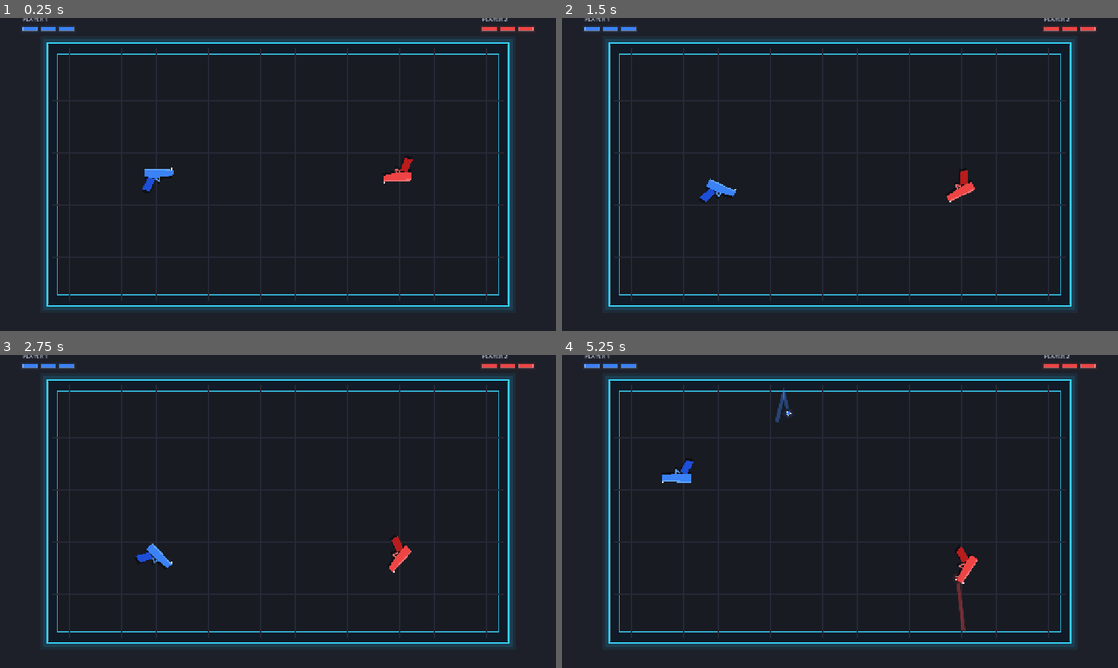
Above: before the commit, frames 1-4 (two rows, left to right).
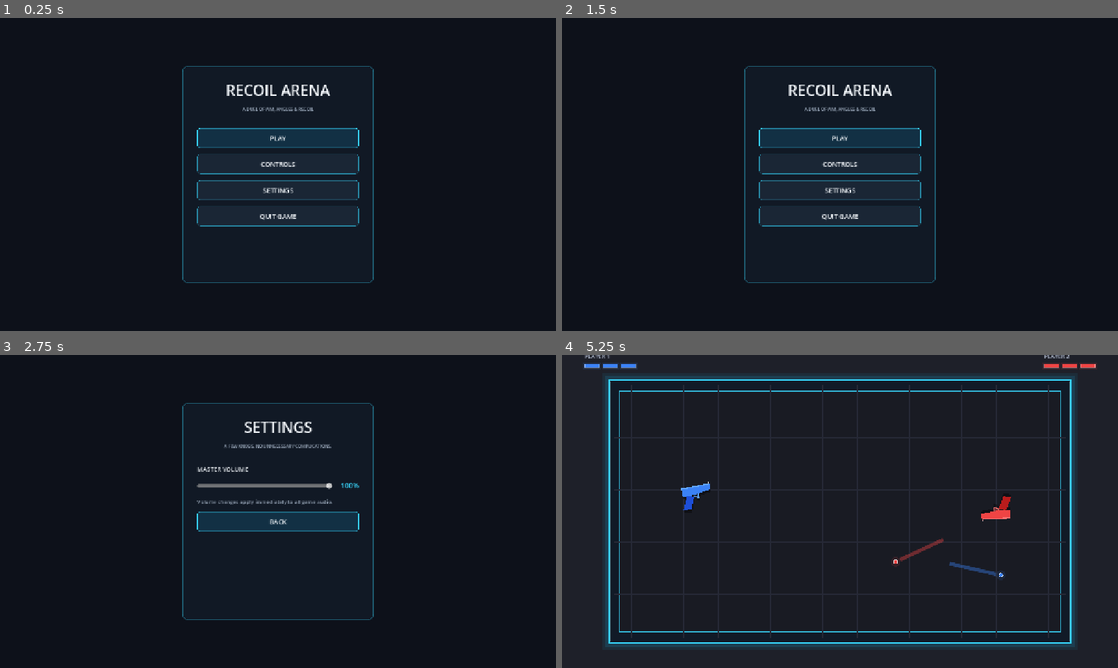
Above: after the commit, the same moments.

Repository: iamsaaddar/RecoilArena
Game: Godot game, scene res://scenes/main/Main.tscn
Same seed, same stepped clock (60 frames per second), same inputs: the game is played once before the commit and once after it.
Inputs (mouse positions are in pixels of both pictures, inside the frame that each line leads up to):
- Up to frame 1 (0.25 s): no input
- Up to frame 2 (1.5 s): click (840, 165) at 0.5 s, where only the run after the commit has a clickable "CONTROLS"; click (840, 227) at 1.25 s, where only the run after the commit has a clickable "BACK"
- Up to frame 3 (2.75 s): click (278, 527) at 2 s, where only the run after the commit has a clickable "SETTINGS"
- Up to frame 4 (5.25 s): click (840, 520) at 2.75 s, where only the run after the commit has a clickable "BACK"; click (840, 473) at 3.5 s, where only the run after the commit has a clickable "PLAY"; tap A (player_1_shoot) at 4.35 s; hold Left from 5.03 s (still down); tap L (player_2_shoot) at 5.1 s

The runs differ from the first frame. In frame 1, 14% of the frame differs, in the area x 3-97%, y 0-95%; in frame 2, 14%; in frame 3, 14%; in frame 4, 1.3%.

Commit message:
Add menu and pause flow
Replace the main scene's direct arena instance with a scripted menu supporting game start, pause/resume, controls, volume settings, and returning to the main menu.

Diff:
--- a/scenes/main/Main.tscn
+++ b/scenes/main/Main.tscn
@@ -1,7 +1,6 @@
-[gd_scene load_steps=2 format=3]
+[gd_scene load_steps=2 format=3 uid="uid://bxdyt5syxc3uk"]
 
-[ext_resource type="PackedScene" path="res://scenes/arena/Arena.tscn" id="1_arena"]
+[ext_resource type="Script" path="res://scripts/systems/Main.gd" id="1_main"]
 
-[node name="Main" type="Node2D"]
-
-[node name="Arena" parent="." instance=ExtResource("1_arena")]
+[node name="Main" type="Node2D" unique_id=1548544068]
+script = ExtResource("1_main")
--- /dev/null
+++ b/scripts/systems/Main.gd
@@ -0,0 +1,290 @@
+extends Node2D
+## Owns the main menu, pause flow, and lifetime of the active arena.
+
+const ARENA_SCENE := preload("res://scenes/arena/Arena.tscn")
+
+const BG_COLOR := Color("0b0f18")
+const PANEL_COLOR := Color("111925")
+const ACCENT_COLOR := Color("38d9ff")
+const TEXT_COLOR := Color("f1f5f9")
+const MUTED_COLOR := Color("9aa8ba")
+
+var _arena: Node2D
+var _ui_layer: CanvasLayer
+var _active_overlay: Control
+var _is_paused := false
+var _panel_return := "main"
+var _volume_value: Label
+
+
+func _ready() -> void:
+	process_mode = Node.PROCESS_MODE_ALWAYS
+	_ui_layer = CanvasLayer.new()
+	_ui_layer.name = "MenuUI"
+	_ui_layer.process_mode = Node.PROCESS_MODE_ALWAYS
+	add_child(_ui_layer)
+	_show_main_menu()
+
+
+func _unhandled_input(event: InputEvent) -> void:
+	if event.is_action_pressed("ui_cancel") and is_instance_valid(_arena):
+		if _is_paused:
+			_resume_game()
+		else:
+			_show_pause_menu()
+		get_viewport().set_input_as_handled()
+
+
+func _start_game() -> void:
+	_clear_overlay()
+	get_tree().paused = false
+	_is_paused = false
+	_arena = ARENA_SCENE.instantiate() as Node2D
+	_arena.name = "Arena"
+	add_child(_arena)
+
+
+func _return_to_main_menu() -> void:
+	get_tree().paused = false
+	_is_paused = false
+	if is_instance_valid(_arena):
+		_arena.queue_free()
+	_arena = null
+	_show_main_menu()
+
+
+func _show_main_menu() -> void:
+	_clear_overlay()
+	var panel := _create_panel("RECOIL ARENA", "A DUEL OF AIM, ANGLES & RECOIL")
+	_add_menu_button(panel, "PLAY", _start_game, true)
+	_add_menu_button(panel, "CONTROLS", _show_controls_from_main)
+	_add_menu_button(panel, "SETTINGS", _show_settings_from_main)
+	_add_menu_button(panel, "QUIT GAME", _quit_game)
+	_set_overlay(panel)
+
+
+func _show_pause_menu() -> void:
+	if not is_instance_valid(_arena):
+		return
+	_is_paused = true
+	get_tree().paused = true
+	_clear_overlay()
+	var panel := _create_panel("PAUSED", "TAKE A BREATHER. THE GUNS CAN WAIT.")
+	_add_menu_button(panel, "RESUME", _resume_game, true)
+	_add_menu_button(panel, "CONTROLS", _show_controls_from_pause)
+	_add_menu_button(panel, "SETTINGS", _show_settings_from_pause)
+	_add_menu_button(panel, "MAIN MENU", _return_to_main_menu)
+	_set_overlay(panel)
+
+
+func _resume_game() -> void:
+	_clear_overlay()
+	_is_paused = false
+	get_tree().paused = false
+
+
+func _show_controls_from_main() -> void:
+	_panel_return = "main"
+	_show_controls()
+
+
+func _show_controls_from_pause() -> void:
+	_panel_return = "pause"
+	_show_controls()
+
+
+func _show_controls() -> void:
+	_clear_overlay()
+	var panel := _create_panel("CONTROLS", "TWO PLAYERS. ONE VERY UNSTABLE ARENA.")
+	_add_control_row(panel, "PLAYER 1", "A", Color("60a5fa"))
+	_add_control_row(panel, "PLAYER 2", "L  /  LEFT ARROW", Color("f87171"))
+	_add_control_row(panel, "PAUSE / RESUME", "ESC", ACCENT_COLOR)
+	_add_body_label(panel, "Firing launches a bullet and kicks your gun in the opposite direction.")
+	_add_body_label(panel, "Land three hits to eliminate your opponent. Your own bullets can never hurt you.")
+	var back_action: Callable = Callable(self, "_show_main_menu") if _panel_return == "main" else Callable(self, "_show_pause_menu")
+	_add_menu_button(panel, "BACK", back_action, true)
+	_set_overlay(panel)
+
+
+func _show_settings_from_main() -> void:
+	_panel_return = "main"
+	_show_settings()
+
+
+func _show_settings_from_pause() -> void:
+	_panel_return = "pause"
+	_show_settings()
+
+
+func _show_settings() -> void:
+	_clear_overlay()
+	var panel := _create_panel("SETTINGS", "A FEW KNOBS. NO UNNECESSARY COMPLICATIONS.")
+	var volume_heading := Label.new()
+	volume_heading.text = "MASTER VOLUME"
+	volume_heading.add_theme_font_size_override("font_size", 14)
+	volume_heading.add_theme_color_override("font_color", TEXT_COLOR)
+	panel.add_child(volume_heading)
+
+	var volume_row := HBoxContainer.new()
+	volume_row.add_theme_constant_override("separation", 12)
+	panel.add_child(volume_row)
+	var slider := HSlider.new()
+	slider.name = "MasterVolumeSlider"
+	slider.min_value = 0.0
+	slider.max_value = 1.0
+	slider.step = 0.01
+	slider.size_flags_horizontal = Control.SIZE_EXPAND_FILL
+	slider.custom_minimum_size = Vector2(250.0, 28.0)
+	slider.value = AudioServer.get_bus_volume_linear(0)
+	slider.value_changed.connect(_on_master_volume_changed)
+	volume_row.add_child(slider)
+	_volume_value = Label.new()
+	_volume_value.custom_minimum_size = Vector2(48.0, 0.0)
+	_volume_value.horizontal_alignment = HORIZONTAL_ALIGNMENT_RIGHT
+	_volume_value.add_theme_color_override("font_color", ACCENT_COLOR)
+	volume_row.add_child(_volume_value)
+	_update_volume_label(slider.value)
+
+	_add_body_label(panel, "Volume changes apply immediately to all game audio.")
+	var back_action: Callable = Callable(self, "_show_main_menu") if _panel_return == "main" else Callable(self, "_show_pause_menu")
+	_add_menu_button(panel, "BACK", back_action, true)
+	_set_overlay(panel)
+
+
+func _on_master_volume_changed(value: float) -> void:
+	AudioServer.set_bus_volume_linear(0, value)
+	_update_volume_label(value)
+
+
+func _update_volume_label(value: float) -> void:
+	if is_instance_valid(_volume_value):
+		_volume_value.text = "%d%%" % roundi(value * 100.0)
+
+
+func _create_panel(heading: String, subtitle: String) -> VBoxContainer:
+	var overlay := Control.new()
+	overlay.name = "MenuOverlay"
+	overlay.set_anchors_and_offsets_preset(Control.PRESET_FULL_RECT)
+	overlay.process_mode = Node.PROCESS_MODE_ALWAYS
+
+	var backdrop := ColorRect.new()
+	backdrop.color = Color(BG_COLOR, 0.96)
+	backdrop.set_anchors_and_offsets_preset(Control.PRESET_FULL_RECT)
+	backdrop.mouse_filter = Control.MOUSE_FILTER_STOP
+	overlay.add_child(backdrop)
+
+	var panel := PanelContainer.new()
+	panel.name = "MenuPanel"
+	panel.set_anchors_and_offsets_preset(Control.PRESET_CENTER)
+	panel.offset_left = -220.0
+	panel.offset_top = -250.0
+	panel.offset_right = 220.0
+	panel.offset_bottom = 250.0
+	panel.custom_minimum_size = Vector2(440.0, 0.0)
+	var panel_style := StyleBoxFlat.new()
+	panel_style.bg_color = PANEL_COLOR
+	panel_style.border_color = Color(ACCENT_COLOR, 0.5)
+	panel_style.set_border_width_all(1)
+	panel_style.set_corner_radius_all(12)
+	panel_style.content_margin_left = 34.0
+	panel_style.content_margin_right = 34.0
+	panel_style.content_margin_top = 32.0
+	panel_style.content_margin_bottom = 32.0
+	panel.add_theme_stylebox_override("panel", panel_style)
+	overlay.add_child(panel)
+
+	var content := VBoxContainer.new()
+	content.add_theme_constant_override("separation", 14)
+	panel.add_child(content)
+	var title := Label.new()
+	title.text = heading
+	title.horizontal_alignment = HORIZONTAL_ALIGNMENT_CENTER
+	title.add_theme_font_size_override("font_size", 34)
+	title.add_theme_color_override("font_color", TEXT_COLOR)
+	content.add_child(title)
+	var sub := Label.new()
+	sub.text = subtitle
+	sub.horizontal_alignment = HORIZONTAL_ALIGNMENT_CENTER
+	sub.autowrap_mode = TextServer.AUTOWRAP_WORD_SMART
+	sub.add_theme_font_size_override("font_size", 10)
+	sub.add_theme_color_override("font_color", MUTED_COLOR)
+	content.add_child(sub)
+	var spacer := Control.new()
+	spacer.custom_minimum_size = Vector2(0.0, 8.0)
+	content.add_child(spacer)
+	return _register_overlay(overlay, content)
+
+
+func _register_overlay(overlay: Control, content: VBoxContainer) -> VBoxContainer:
+	_active_overlay = overlay
+	_ui_layer.add_child(overlay)
+	return content
+
+
+func _set_overlay(_content: VBoxContainer) -> void:
+	if is_instance_valid(_active_overlay):
+		_active_overlay.show()
+
+
+func _add_menu_button(parent: VBoxContainer, label_text: String, callback: Callable, primary := false) -> void:
+	var button := Button.new()
+	button.text = label_text
+	button.custom_minimum_size = Vector2(0.0, 46.0)
+	button.size_flags_horizontal = Control.SIZE_EXPAND_FILL
+	button.focus_mode = Control.FOCUS_ALL
+	button.add_theme_font_size_override("font_size", 15)
+	var normal := StyleBoxFlat.new()
+	normal.bg_color = Color("123044") if primary else Color("1a2635")
+	normal.border_color = Color(ACCENT_COLOR, 0.8 if primary else 0.25)
+	normal.set_border_width_all(1)
+	normal.set_corner_radius_all(6)
+	var hover := normal.duplicate() as StyleBoxFlat
+	hover.bg_color = Color("17445b") if primary else Color("26384b")
+	hover.border_color = ACCENT_COLOR
+	var pressed := hover.duplicate() as StyleBoxFlat
+	pressed.bg_color = Color("0d2635")
+	button.add_theme_stylebox_override("normal", normal)
+	button.add_theme_stylebox_override("hover", hover)
+	button.add_theme_stylebox_override("pressed", pressed)
+	button.add_theme_color_override("font_color", TEXT_COLOR)
+	button.add_theme_color_override("font_hover_color", Color.WHITE)
+	button.pressed.connect(callback)
+	parent.add_child(button)
+
+
+func _add_control_row(parent: VBoxContainer, action_name: String, key_text: String, tint: Color) -> void:
+	var row := HBoxContainer.new()
+	row.add_theme_constant_override("separation", 12)
+	parent.add_child(row)
+	var action_label := Label.new()
+	action_label.text = action_name
+	action_label.size_flags_horizontal = Control.SIZE_EXPAND_FILL
+	action_label.add_theme_font_size_override("font_size", 14)
+	action_label.add_theme_color_override("font_color", TEXT_COLOR)
+	row.add_child(action_label)
+	var key_label := Label.new()
+	key_label.text = key_text
+	key_label.horizontal_alignment = HORIZONTAL_ALIGNMENT_RIGHT
+	key_label.add_theme_font_size_override("font_size", 14)
+	key_label.add_theme_color_override("font_color", tint)
+	row.add_child(key_label)
+
+
+func _add_body_label(parent: VBoxContainer, text_value: String) -> void:
+	var label := Label.new()
+	label.text = text_value
+	label.autowrap_mode = TextServer.AUTOWRAP_WORD_SMART
+	label.add_theme_font_size_override("font_size", 12)
+	label.add_theme_color_override("font_color", MUTED_COLOR)
+	parent.add_child(label)
+
+
+func _clear_overlay() -> void:
+	_volume_value = null
+	if is_instance_valid(_active_overlay):
+		_active_overlay.queue_free()
+	_active_overlay = null
+
+
+func _quit_game() -> void:
+	get_tree().quit()
Not shown, added: scripts/systems/Main.gd.uid
